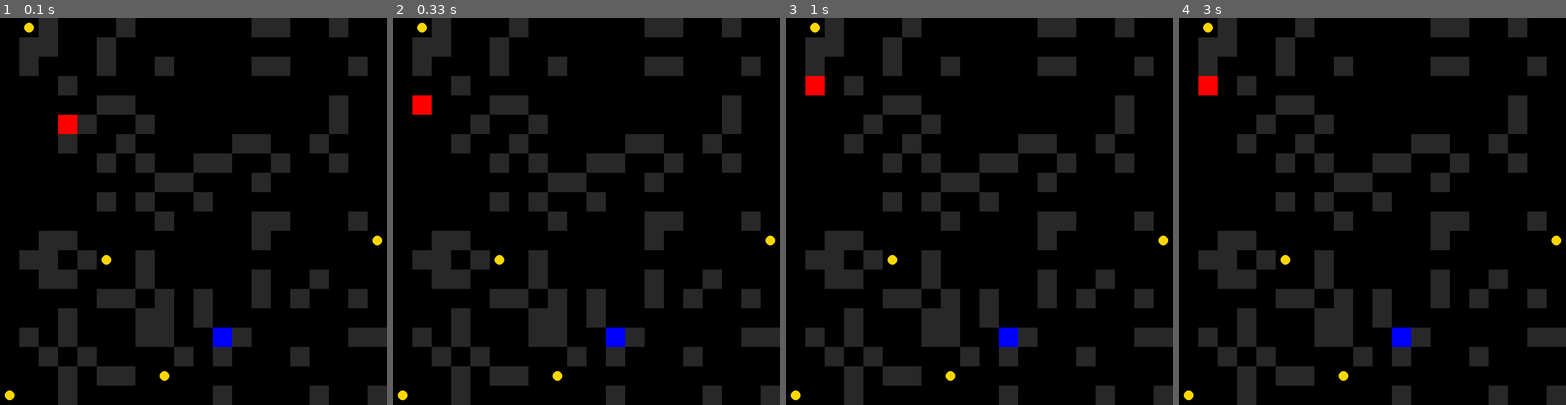
Above: before the commit, frames 1-4 (left to right).
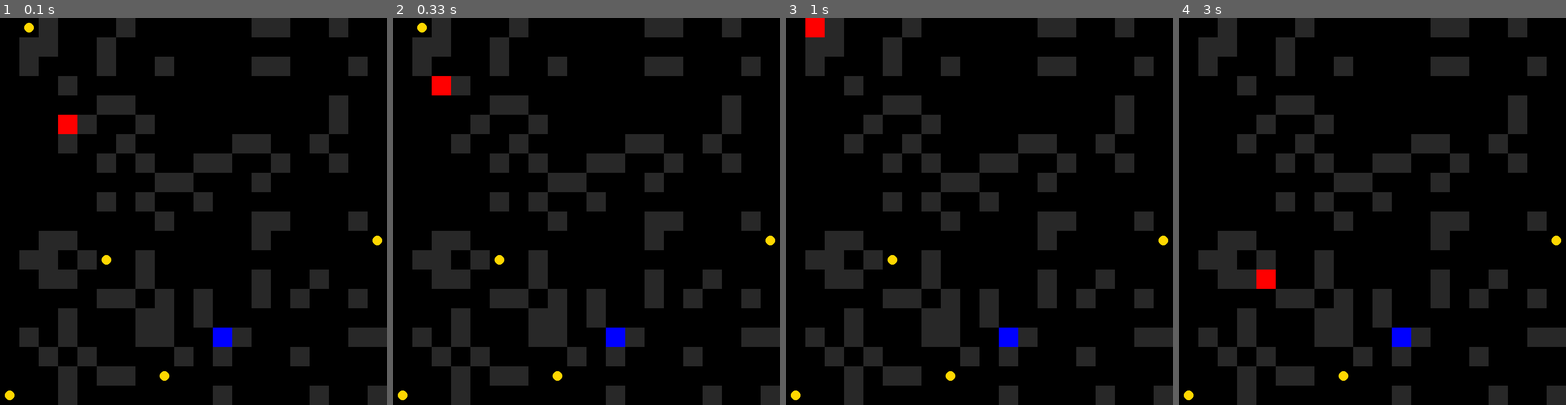
Above: after the commit, the same moments.

Repository: sharedUSSRepo/AI-uss
Game: pygame game, started from main.py
Two runs of this game, one before a commit and one after it. Both use one fixed random seed, a clock stepped at 60 frames per second and the inputs below.
Inputs:
- Up to frame 1 (0.1 s): no input
- Up to frame 2 (0.33 s): no input
- Up to frame 3 (1 s): tap A at 0.33 s; hold Right from 0.67 s (still down)
- Up to frame 4 (3 s): release Right at 1.13 s; hold Up 1.17-1.47 s; hold Right 1.5-1.97 s; hold Left 2-2.53 s; hold Down 2.57-2.87 s; hold Left from 2.9 s (still down)

Frame 1 is identical in both runs. In frame 2, 0.5% of the frame differs, in the area x 5-15%, y 15-25%; in frame 3, 0.5%; in frame 4, 0.6%, in the area x 5-29%, y 1-70%.

Commit message:
add a_start algorithm

Diff:
--- a/main.py
+++ b/main.py
@@ -1,5 +1,6 @@
 import pygame as pg
 import random
+import heapq
 
 TITLE = "Police Chase Grid"
 TILES_HORIZONTAL = 20
@@ -8,6 +9,62 @@
 WINDOW_WIDTH = 800
 WINDOW_HEIGHT = 800
 NUM_MONEY_BAGS = 5
+
+
+def a_star_search(grid, start, goal):
+    """Perform A* search to find the shortest path from start to goal."""
+    rows, cols = len(grid), len(grid[0])
+    open_set = []
+    heapq.heappush(open_set, (0, start))
+    came_from = {}
+    g_score = {start: 0}
+    f_score = {start: heuristic(start, goal)}
+
+    while open_set:
+        _, current = heapq.heappop(open_set)
+
+        if current == goal:
+            return reconstruct_path(came_from, current)
+
+        for neighbor in get_neighbors(current, rows, cols):
+            if grid[neighbor[0]][neighbor[1]] == 1:  # Wall
+                continue
+
+            tentative_g_score = g_score[current] + 1
+
+            if neighbor not in g_score or tentative_g_score < g_score[neighbor]:
+                came_from[neighbor] = current
+                g_score[neighbor] = tentative_g_score
+                f_score[neighbor] = tentative_g_score + heuristic(neighbor, goal)
+                if neighbor not in [item[1] for item in open_set]:
+                    heapq.heappush(open_set, (f_score[neighbor], neighbor))
+
+    return []  # No path found
+
+
+def heuristic(a, b):
+    """Heuristic function for A* (Manhattan distance)."""
+    return abs(a[0] - b[0]) + abs(a[1] - b[1])
+
+
+def get_neighbors(pos, rows, cols):
+    """Get valid neighbors for a position."""
+    neighbors = []
+    for dr, dc in [(-1, 0), (1, 0), (0, -1), (0, 1)]:
+        r, c = pos[0] + dr, pos[1] + dc
+        if 0 <= r < rows and 0 <= c < cols:
+            neighbors.append((r, c))
+    return neighbors
+
+
+def reconstruct_path(came_from, current):
+    """Reconstruct the path from start to goal."""
+    path = []
+    while current in came_from:
+        path.append(current)
+        current = came_from[current]
+    path.reverse()
+    return path
 
 
 class Cop:
@@ -101,6 +158,7 @@
         self.playground = playground
         self.pos = self._generate_random_position()
         self.collected = 0
+        self.path = []
 
     def _generate_random_position(self):
         while True:
@@ -123,46 +181,29 @@
         if not self.playground.money_bags:
             return
 
-        # Find the closest money bag
         thief_x, thief_y = self.pos[0] // TILE_SIZE, self.pos[1] // TILE_SIZE
-        closest_bag = min(
-            self.playground.money_bags,
-            key=lambda bag: abs(bag[0] - thief_y) + abs(bag[1] - thief_x),
-        )
-
-        # Move one step towards the closest bag
-        bag_x, bag_y = closest_bag[1], closest_bag[0]
-        if thief_x < bag_x:
-            self.move("RIGHT")
-        elif thief_x > bag_x:
-            self.move("LEFT")
-        elif thief_y < bag_y:
-            self.move("DOWN")
-        elif thief_y > bag_y:
-            self.move("UP")
-
-    def move(self, direction):
-        x, y = self.pos
-        if direction == "UP":
-            y -= TILE_SIZE
-        elif direction == "DOWN":
-            y += TILE_SIZE
-        elif direction == "LEFT":
-            x -= TILE_SIZE
-        elif direction == "RIGHT":
-            x += TILE_SIZE
-
-        grid_x, grid_y = x // TILE_SIZE, y // TILE_SIZE
-
-        # Check for collision with walls
-        if 0 <= grid_y < TILES_VERTICAL and 0 <= grid_x < TILES_HORIZONTAL:
-            if self.playground.grid[grid_y][grid_x] == 0:  # Not a wall
-                self.pos = (x, y)
-
-                # Check for collecting a money bag
-                if (grid_y, grid_x) in self.playground.money_bags:
-                    self.playground.money_bags.remove((grid_y, grid_x))
-                    self.collected += 1
+
+        if not self.path:
+            # Find the closest money bag
+            closest_bag = min(
+                self.playground.money_bags,
+                key=lambda bag: abs(bag[0] - thief_y) + abs(bag[1] - thief_x),
+            )
+            self.path = a_star_search(
+                self.playground.grid, (thief_y, thief_x), closest_bag
+            )
+
+        if self.path:
+            next_step = self.path.pop(0)
+            self.pos = (
+                next_step[1] * TILE_SIZE + TILE_SIZE // 2,
+                next_step[0] * TILE_SIZE + TILE_SIZE // 2,
+            )
+
+            # Check for collecting a money bag
+            if next_step in self.playground.money_bags:
+                self.playground.money_bags.remove(next_step)
+                self.collected += 1
 
 
 class Game:
